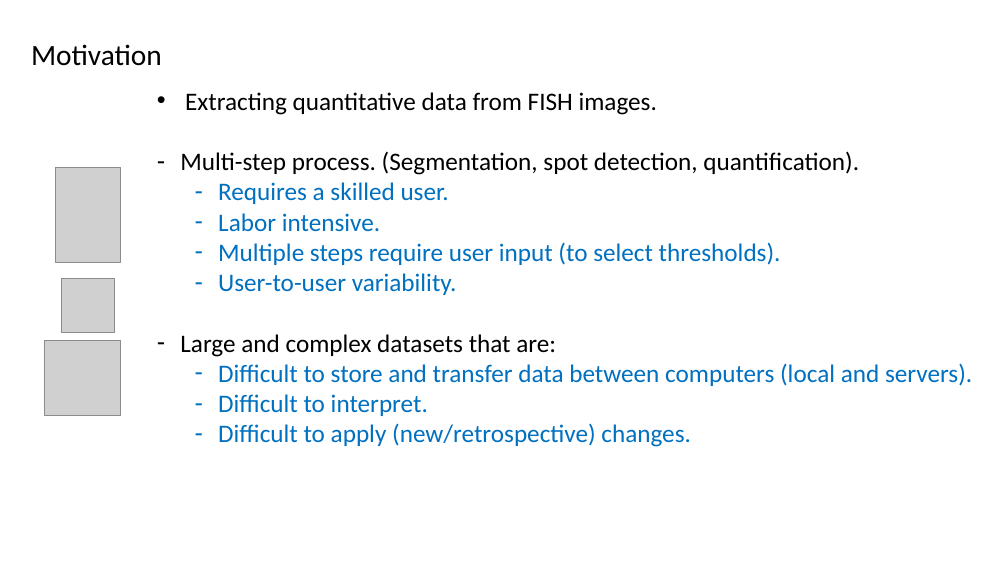
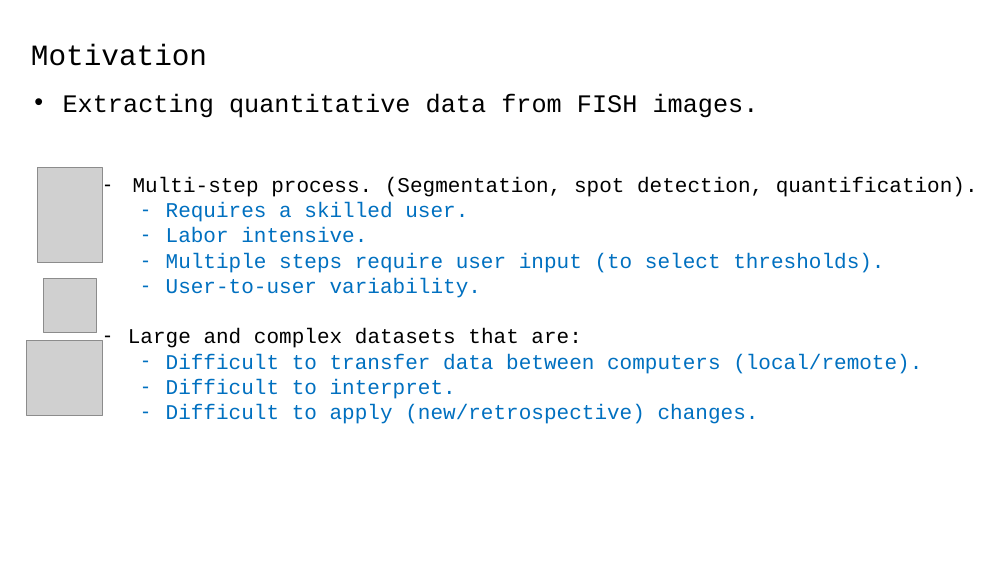
Before and after one commit to MunskyGroup/FISH_Processing, a slide deck: slide 2 of docs/module_presentation.pptx. Drawn at 1008x567 pixels with LibreOffice and Linux fonts; fonts in the diff are those of the drawing; grey boxes stand for pictures. Boxes give left, top, right and bottom in pixels: in the first picture for what was removed or moved away, otherwise in the second. Text is boxed around its words. In the diff, an @@ line names an element or a change of style, - is before the commit and + after.

```diff
--- a/docs/module_presentation.pptx
+++ b/docs/module_presentation.pptx
@@ text "Motivation" at [31,44,207,66]: font Calibri to Courier New @@
@@ text added at [63,93,759,118], 24 pt, text #000000 @@
+• Extracting quantitative data from FISH images.
@@ text at [185,92,657,115]: paragraph removed @@
-• Extracting quantitative data from FISH images.
@@ text "Multi-step process. (Segmentation, spot detection, ...": place and size @@
-text "Multi-step process. (Segmentation, spot detection, ..." at [180,92,972,447]
+text "Multi-step process. (Segmentation, spot detection, ..." at [128,177,978,424]
@@ text at [128,177,978,424]: size 24 to 20 pt, font Calibri to Courier New in "Multi-step process. (Segmentation, spot detection, quantific ...", "Requires a skilled user.", "Labor intensive.", "Multiple steps require user input (to select ..." and 4 more places; indent changed @@
@@ 3 pictures: place and size @@
-3 pictures at [45,168,121,416]
+3 pictures at [27,168,103,416]
@@ text at [166,354,922,374]: text changed; size 24 to 20 pt; font Calibri to Courier New @@
-  – Difficult to store and transfer data between computers (local and servers).
+  – Difficult to transfer data between computers (local/remote).
```
Also in this commit, not shown: 6 other slides changed, 2 other files.
